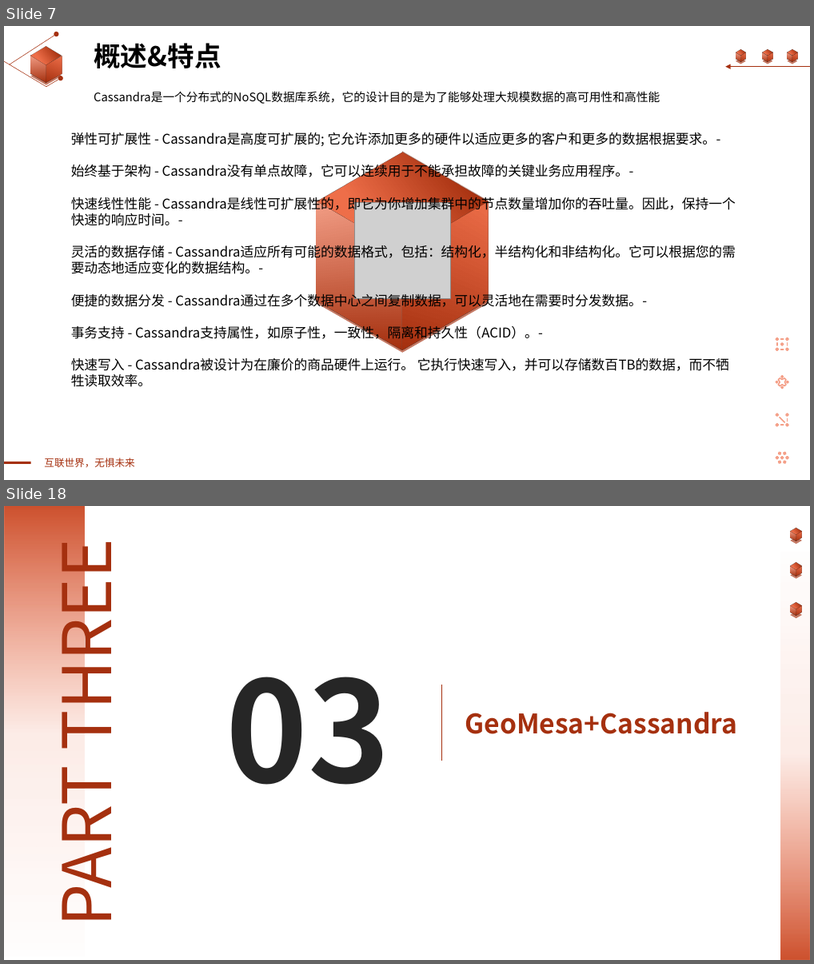
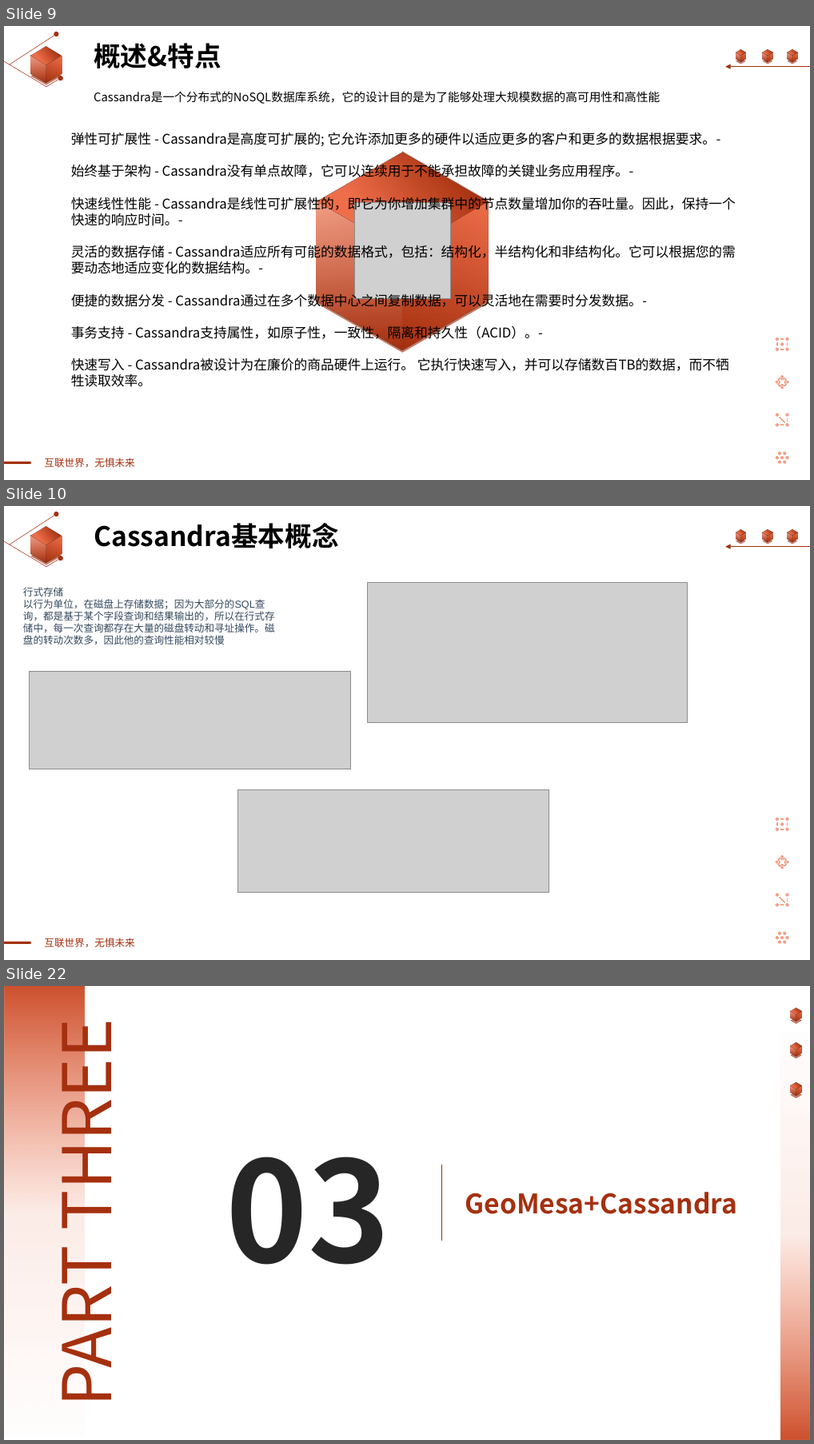
Before and after one commit to linkongluyin/linkongluyin, a slide deck: LearningPPT/1-2302250ZU6.pptx. Shown one above the other, each under a label of ours: slides 7 and 18 before the commit, slides 9, 10 and 22 after it; the slides between them are not shown. The pictures are 814x964 and 814x1444 pixels, drawn with LibreOffice and Linux fonts; fonts in the diff are those of the drawing; grey boxes stand for pictures. Boxes give left, top, right and bottom in pixels: in the first picture for what was removed or moved away, otherwise in the second. Text is boxed around its words. In the diff, an @@ line names an element or a change of style, - is before the commit and + after.

```diff
--- a/LearningPPT/1-2302250ZU6.pptx
+++ b/LearningPPT/1-2302250ZU6.pptx
@@ slide 10 added at [4, 506, 810, 960], background #FFFFFF; not listed: 73 template elements that a slide beside it also shows @@
@@ text added at [94, 523, 338, 548], 32 pt, text #000000, bold @@
+Cassandra基本概念
@@ text added at [23, 587, 275, 644], 12 pt, text #34495E @@
+行式存储
+以行为单位，在磁盘上存储数据；因为大部分的SQL查询，都是基于某个字段查询和结果输出的，所以在行式存储中，每一次查询都存在大量的磁盘转动和寻址操作。磁盘的转动次数多，因此他的查询性能相对较慢
@@ picture added at [367, 582, 687, 722] @@
@@ picture added at [29, 671, 350, 768] @@
@@ picture added at [238, 790, 550, 892] @@
@@ what was slide 7 is now slide 9 @@
@@ what was slide 18 is now slide 22 @@
```
Also in this commit, not shown: 2 slides changed, 13 other slides added, 16 slides removed, 23 other files.
